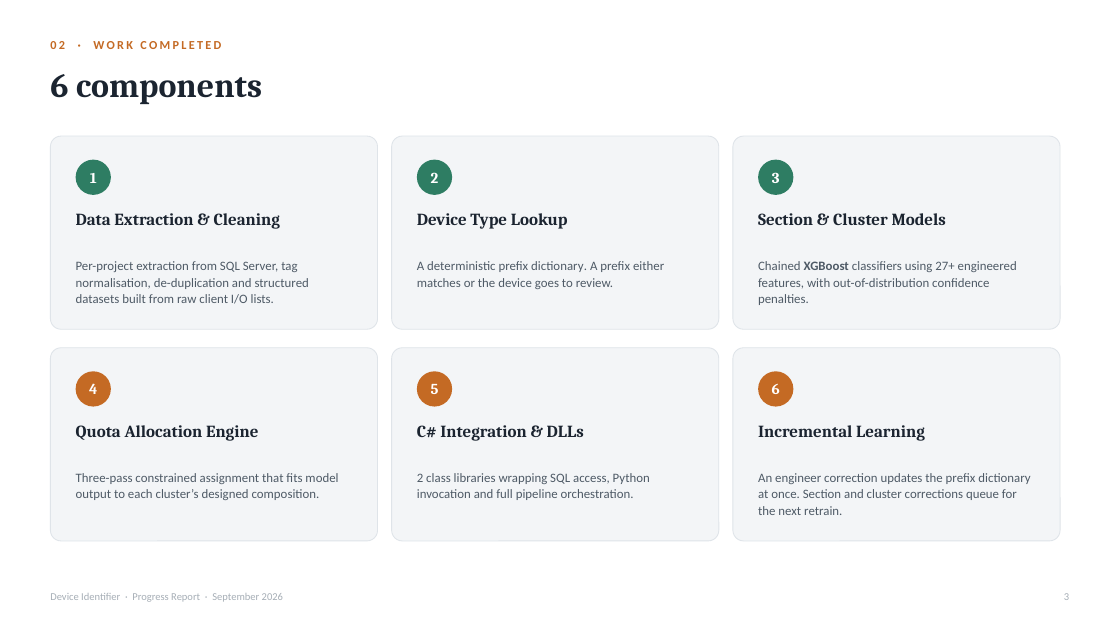
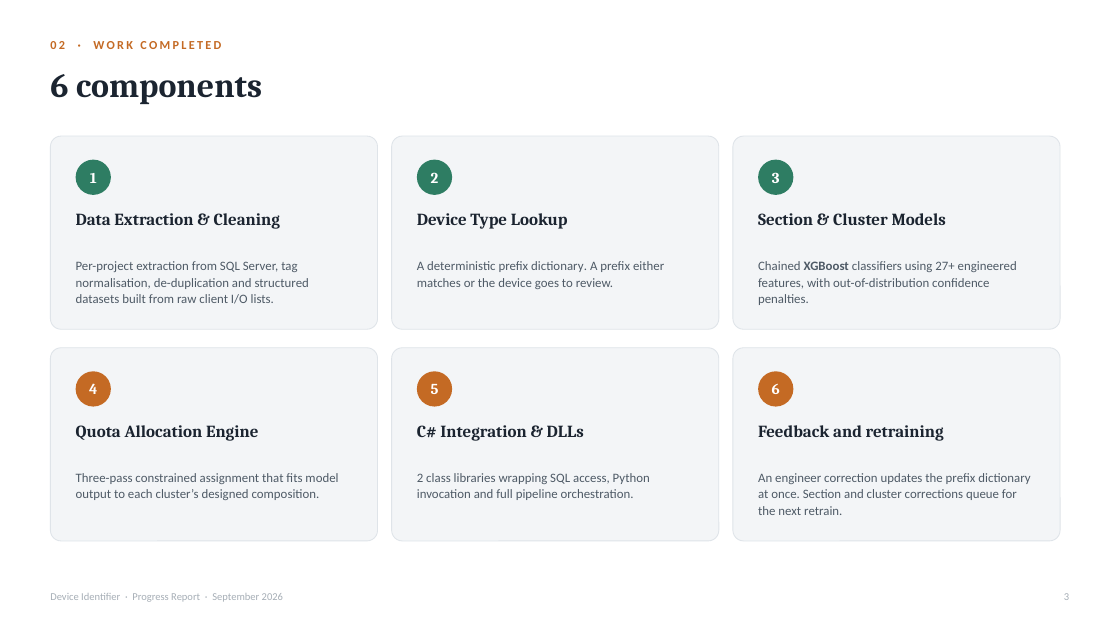
Before and after one commit to Syaziyah30/DeviceCluster, a slide deck: slide 4 of handoff/DeviceIdentifierProgress.pptx. Drawn at 1120x630 pixels with LibreOffice and Linux fonts; fonts in the diff are those of the drawing. Boxes give left, top, right and bottom in pixels: in the first picture for what was removed or moved away, otherwise in the second. Text is boxed around its words. In the diff, an @@ line names an element or a change of style, - is before the commit and + after.

```diff
--- a/handoff/DeviceIdentifierProgress.pptx
+++ b/handoff/DeviceIdentifierProgress.pptx
@@ text at [758, 425, 944, 441]: text changed @@
-Incremental Learning
+Feedback and retraining
```
Also in this commit, not shown: 4 other slides changed, 1 slide added, 1 other file.
